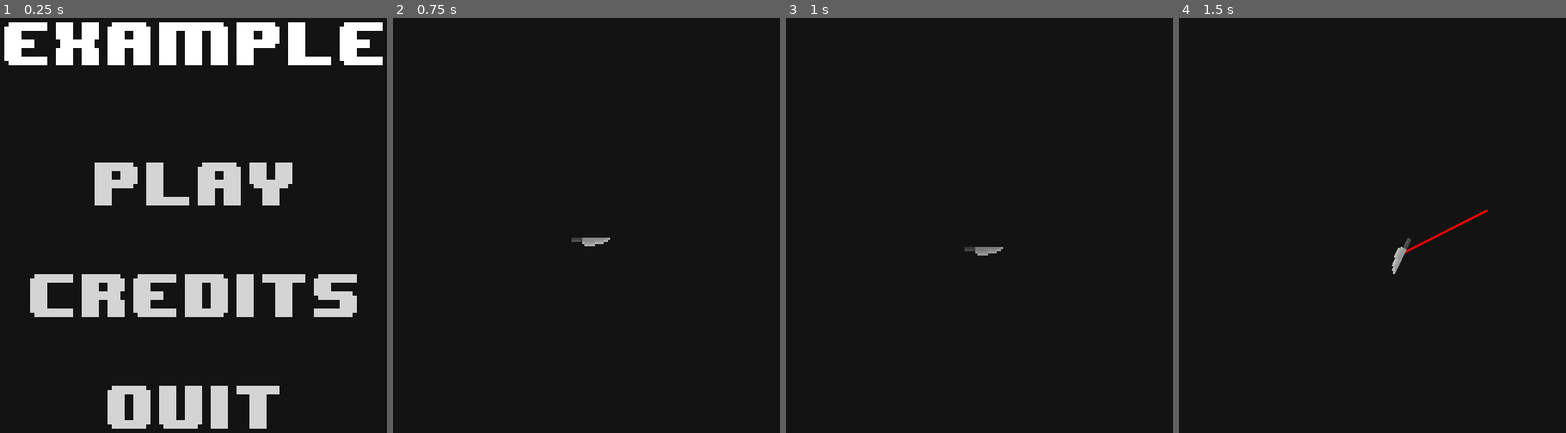
Above: before the commit, frames 1-4 (left to right).
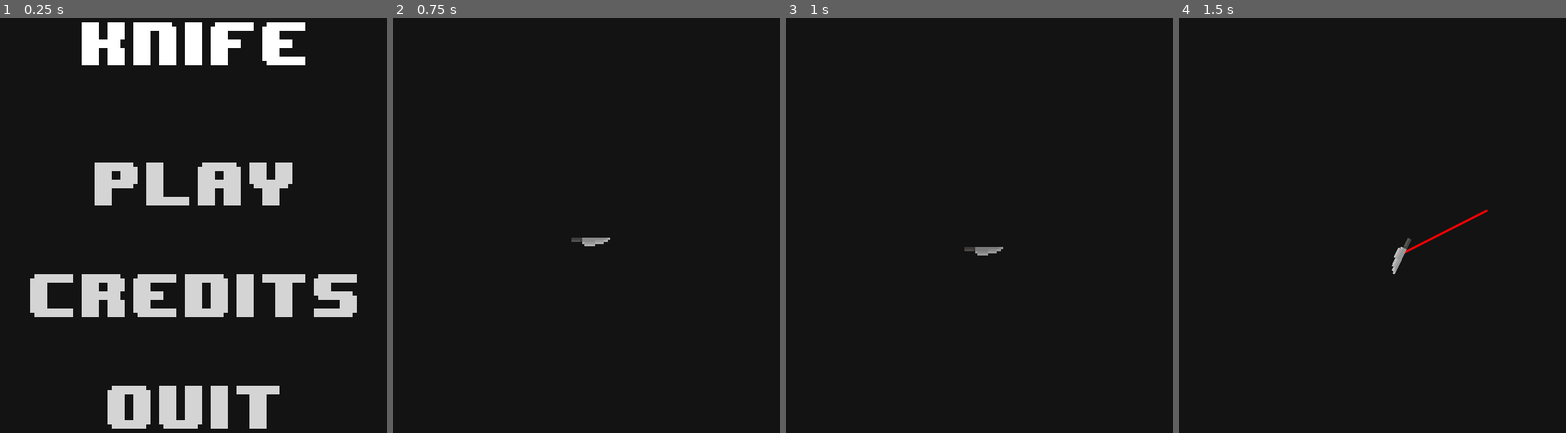
Above: after the commit, the same moments.

Repository: ljhs-games/week-74
Game: Godot game, scene res://scenes/TitleScreen.tscn
Same seed, same stepped clock (60 frames per second), same inputs: the game is played once before the commit and once after it.
Inputs (mouse positions are in pixels of both pictures, inside the frame that each line leads up to):
- Up to frame 1 (0.25 s): no input
- Up to frame 2 (0.75 s): click "Play" at 0.5 s
- Up to frame 3 (1 s): no input
- Up to frame 4 (1.5 s): move the mouse to (1488, 208) at 1.27 s; click (1488, 208) at 1.35 s

The runs differ from the first frame. In frame 1, 3.7% of the frame differs, in the area x 1-99%, y 1-12%; in frame 2, nothing differs; in frame 3, nothing differs; in frame 4, nothing differs.

Commit message:
Set title

Diff:
--- a/src/scenes/TitleScreen.tscn
+++ b/src/scenes/TitleScreen.tscn
@@ -4,7 +4,7 @@
 [ext_resource path="res://nodes/travel-button/TravelButton.tscn" type="PackedScene" id=2]
 [ext_resource path="res://nodes/quit-button/QuitButton.tscn" type="PackedScene" id=3]
 
-[node name="TitleScreen" type="Node2D"]
+[node name="TitleScreen" type="Node2D" index="0"]
 
 [node name="CanvasLayer" type="CanvasLayer" parent="." index="0"]
 
@@ -65,7 +65,7 @@
 size_flags_horizontal = 3
 size_flags_vertical = 3
 custom_fonts/font = ExtResource( 1 )
-text = "Example"
+text = "Knife"
 align = 1
 percent_visible = 1.0
 lines_skipped = 0
